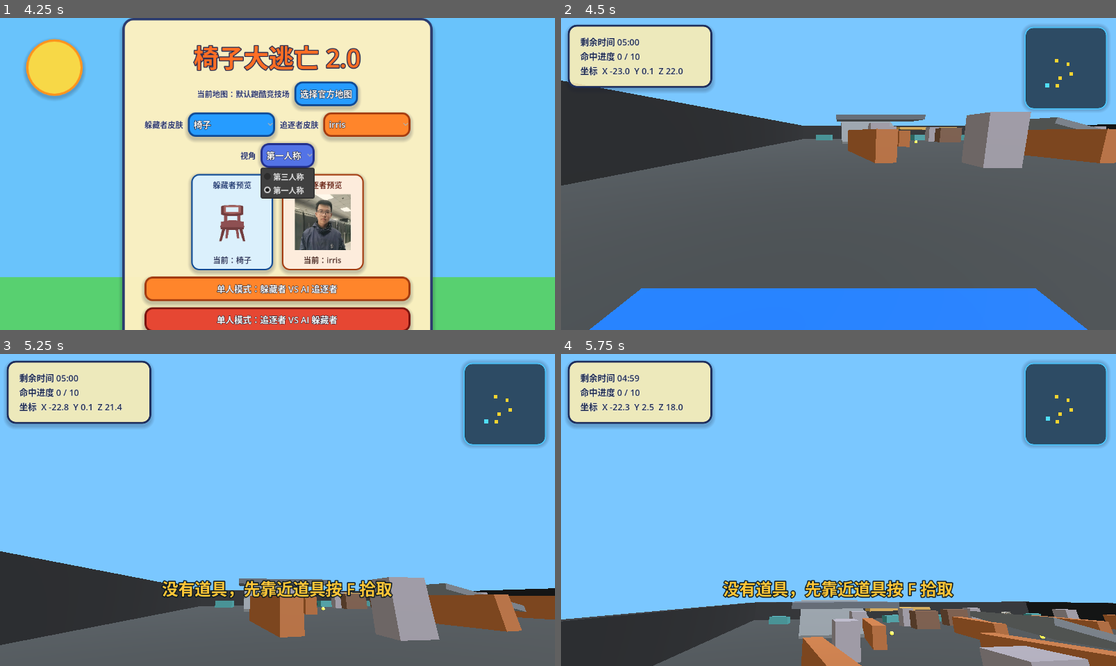
Above: before the commit, frames 1-4 (two rows, left to right).
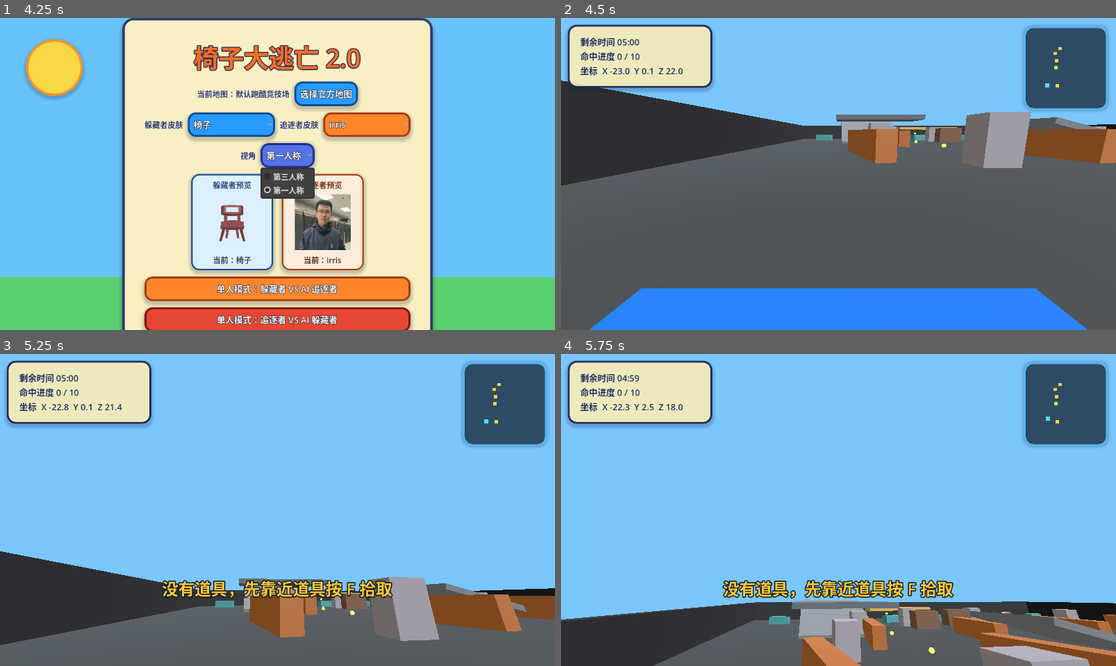
Above: after the commit, the same moments.

Repository: Kevin114514/ParkourTagGodot
Game: Godot game, scene res://scenes/main.tscn
The game is run twice, just before and just after one commit, with the same random seed, the same clock (stepped at 60 frames per second) and the same inputs.
Inputs (mouse positions are in pixels of both pictures, inside the frame that each line leads up to):
- Up to frame 1 (4.25 s): click "选择官方地图" at 0.5 s; click "使用选中地图" at 1.25 s; click "椅子" at 2 s; click "irris" at 2.75 s; click "第一人称" at 3.5 s
- Up to frame 2 (4.5 s): click "单人模式：躲藏者 VS AI 追逐者" at 4.25 s
- Up to frame 3 (5.25 s): tap Enter at 5 s; move the mouse to (305, 510) at 5.02 s; hold W (move_forward) from 5.03 s (still down); click (305, 510) at 5.1 s
- Up to frame 4 (5.75 s): keep holding W (move_forward); tap Space (jump) at 5.27 s

Frame 1 is identical in both runs. In frame 2, less than 0.1% of the frame differs, in the area x 63-93%, y 9-42%; in frame 3, less than 0.1%; in frame 4, less than 0.1%, in the area x 58-93%, y 9-97%.

Commit message:
修改道具生成逻辑

Diff:
--- a/scripts/game.gd
+++ b/scripts/game.gd
@@ -41,6 +41,8 @@
 const THROWABLE_SPAWN_CLEARANCE_HEIGHT := 1.8
 const THROWABLE_SPAWN_CLEARANCE_RADIUS := 0.32
 const THROWABLE_MIN_SURFACE_NORMAL_Y := 0.7
+const THROWABLE_ACTIVE_LEVEL_TOLERANCE := 3.25
+const THROWABLE_MAX_SURFACE_LAYERS := 12
 const THROWABLE_THROW_ORIGIN_TOLERANCE := 2.4
 const THROWABLE_TRAJECTORY_STEPS := 34
 const THROWABLE_TRAJECTORY_STEP_TIME := 0.065
@@ -2808,6 +2810,7 @@
 	# overshooting the map bounds (which previously yielded zero valid spawns).
 	var max_radius := clampf(span * 0.5, 10.0, 26.0)
 	var space_state := get_world_3d().direct_space_state
+	var active_heights := _throwable_active_heights()
 	var total_attempts: int = maxi(THROWABLE_SPAWN_ATTEMPTS, 64)
 	for attempt in range(total_attempts):
 		var angle := randf() * TAU
@@ -2824,33 +2827,89 @@
 			2:
 				origin = tagger_spawn_position
 		var probe := origin + Vector3(cos(angle) * radius, 0.0, sin(angle) * radius)
-		# 从地图上方寻找暴露的上表面，不再限制必须与出生点处于同一高度。
-		var from := probe + Vector3.UP * 64.0
-		var to := probe + Vector3.DOWN * 128.0
+		var surfaces := _throwable_surfaces_at_probe(probe, active_heights, space_state)
+		surfaces.shuffle()
+		for surface_position in surfaces:
+			var position := surface_position + Vector3.UP * 0.28
+			if position.distance_to(runner_spawn_position) < 4.0 or position.distance_to(tagger_spawn_position) < 4.0:
+				continue
+			var too_close := false
+			for data in ground_throwables.values():
+				var other: Vector3 = data.get("position", Vector3.ZERO)
+				if other.distance_to(position) < THROWABLE_MIN_SPAWN_GAP:
+					too_close = true
+					break
+			if not too_close:
+				return position
+	return null
+
+func _throwable_active_heights() -> Array[float]:
+	var heights: Array[float] = [runner_spawn_position.y, tagger_spawn_position.y]
+	for raw_actor in [player, tagger]:
+		var actor := raw_actor as CharacterBody3D
+		if actor == null or not is_instance_valid(actor) or not actor.is_on_floor():
+			continue
+		var actor_height := actor.global_position.y
+		var already_known := false
+		for height in heights:
+			if absf(height - actor_height) < 0.25:
+				already_known = true
+				break
+		if not already_known:
+			heights.append(actor_height)
+	return heights
+
+func _throwable_surfaces_at_probe(probe: Vector3, active_heights: Array[float], space_state: PhysicsDirectSpaceState3D) -> Array[Vector3]:
+	var surfaces: Array[Vector3] = []
+	# 先从各个角色活动高度内部向下探测，封顶室内地图不会被屋顶抢先命中。
+	for active_height in active_heights:
+		var local_from := Vector3(probe.x, active_height + THROWABLE_SPAWN_CLEARANCE_HEIGHT + 0.4, probe.z)
+		var local_to := Vector3(probe.x, active_height - THROWABLE_ACTIVE_LEVEL_TOLERANCE, probe.z)
+		var local_query := PhysicsRayQueryParameters3D.create(local_from, local_to)
+		local_query.collision_mask = 1
+		_append_throwable_surface(space_state.intersect_ray(local_query), active_heights, surfaces, space_state)
+
+	# 再从地图上方逐层排除已命中的碰撞体，收集平台、楼层等重叠上表面。
+	var excluded: Array[RID] = []
+	var highest_active := active_heights[0]
+	var lowest_active := active_heights[0]
+	for active_height in active_heights:
+		highest_active = maxf(highest_active, active_height)
+		lowest_active = minf(lowest_active, active_height)
+	var from := Vector3(probe.x, highest_active + 64.0, probe.z)
+	var to := Vector3(probe.x, lowest_active - 128.0, probe.z)
+	for _layer in range(THROWABLE_MAX_SURFACE_LAYERS):
 		var query := PhysicsRayQueryParameters3D.create(from, to)
 		query.collision_mask = 1
+		query.exclude = excluded
 		var hit := space_state.intersect_ray(query)
 		if hit.is_empty():
-			continue
-		var surface_normal: Vector3 = hit.get("normal", Vector3.ZERO)
-		if surface_normal.y < THROWABLE_MIN_SURFACE_NORMAL_Y:
-			continue
-		var surface_position: Vector3 = hit.get("position", probe)
-		if not _has_throwable_spawn_clearance(surface_position, space_state):
-			continue
-		var position := surface_position + Vector3.UP * 0.28
-		if position.distance_to(runner_spawn_position) < 4.0 or position.distance_to(tagger_spawn_position) < 4.0:
-			continue
-		var too_close := false
-		for data in ground_throwables.values():
-			var other: Vector3 = data.get("position", Vector3.ZERO)
-			if other.distance_to(position) < THROWABLE_MIN_SPAWN_GAP:
-				too_close = true
-				break
-		if too_close:
-			continue
-		return position
-	return null
+			break
+		_append_throwable_surface(hit, active_heights, surfaces, space_state)
+		var hit_rid: RID = hit.get("rid", RID())
+		if not hit_rid.is_valid():
+			break
+		excluded.append(hit_rid)
+	return surfaces
+
+func _append_throwable_surface(hit: Dictionary, active_heights: Array[float], surfaces: Array[Vector3], space_state: PhysicsDirectSpaceState3D) -> void:
+	if hit.is_empty():
+		return
+	var surface_normal: Vector3 = hit.get("normal", Vector3.ZERO)
+	if surface_normal.y < THROWABLE_MIN_SURFACE_NORMAL_Y:
+		return
+	var surface_position: Vector3 = hit.get("position", Vector3.ZERO)
+	var active_distance := INF
+	for active_height in active_heights:
+		active_distance = minf(active_distance, absf(surface_position.y - active_height))
+	if active_distance > THROWABLE_ACTIVE_LEVEL_TOLERANCE:
+		return
+	if not _has_throwable_spawn_clearance(surface_position, space_state):
+		return
+	for existing_position in surfaces:
+		if existing_position.distance_squared_to(surface_position) < 0.01:
+			return
+	surfaces.append(surface_position)
 
 func _has_throwable_spawn_clearance(surface_position: Vector3, space_state: PhysicsDirectSpaceState3D) -> bool:
 	var clearance_shape := CylinderShape3D.new()
